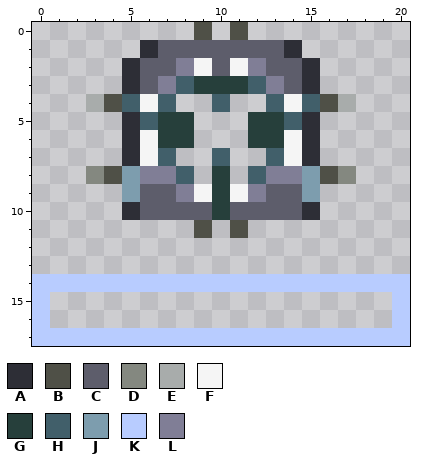
Pixel-art sprite, stored at Space harvest/Assets/Images/construction-box.png. The picture above is the old version.
The file is 21x18 pixels.
Palette (. is transparent): A #2d2e36  B #4f5047  C #5d5d6b  D #848880  E #a8acab  F #f5f5f5  G #263f3b  H #415f6a  J #7d9dae  K #b8ccff  L #807e96
Pixels before, first column x 0:
 0 .........B.B.........
 1 ......ACCCCCCCA......
 2 .....ACCLFCFLCCA.....
 3 .....ACLHGGGHLCA.....
 4 ...EBHFH..H..HFHBE...
 5 .....AHGG...GGHA.....
 6 .....AFGG...GGFA.....
 7 .....AFH..H..HFA.....
 8 ...DBJLLH.G.HLLJBD...
 9 .....JCCLFGFLCCJ.....
10 .....ACCCCGCCCCA.....
11 .........B.B.........
12 .....................
13 .....................
14 KKKKKKKKKKKKKKKKKKKKK
15 K...................K
16 K...................K
17 KKKKKKKKKKKKKKKKKKKKK
Now the later version:
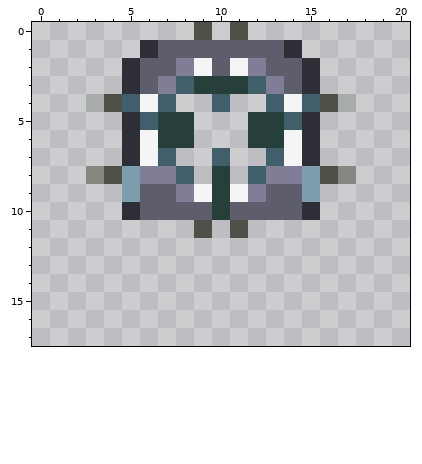
The commit says: Space harvest: Separated EnergyConsumer from ConstructionBox.
The edit:
{"y":14,"x":0,"old":"KKKKKKKKKKKKKKKKKKKKK","new":"....................."}
{"y":15,"x":0,"old":"K","new":"."}
{"y":15,"x":20,"old":"K","new":"."}
{"y":16,"x":0,"old":"K","new":"."}
{"y":16,"x":20,"old":"K","new":"."}
{"y":17,"x":0,"old":"KKKKKKKKKKKKKKKKKKKKK","new":"....................."}
{"label":"erased","picture_box":[32,274,410,346]}
